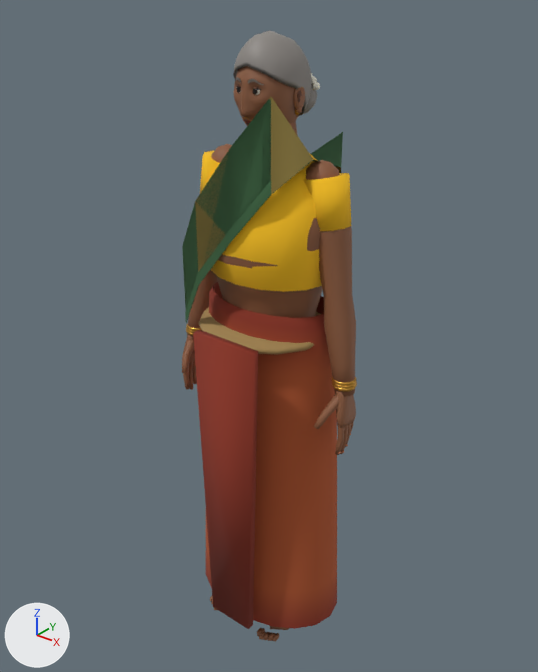
Before and after pictures for a commit that changed the glTF model public/assets/models/characters/CHR_NPC_Amudha.glb.
Camera for both pictures: a 50 mm lens placed at (1.059, -1.332, 1.699), pointed at (-0.018, 0.014, 0.865). The lights are fixed; the arrows at lower left show +X, +Y and +Z. The first picture is the older version. Vertices at exactly the same position are counted once.

Script lines for the objects in view, before the commit:
```python
me_chr_npc_amudha_mesh = bpy.data.meshes.new('CHR_NPC_Amudha_Mesh')
me_chr_npc_amudha_mesh.from_pydata(...)  # 4647 vertices, 8864 faces; spans x -0.27..0.27, y -0.2..0.17, z -0.01..1.59
# faces by material slot: [6270, 248, 830, 376, 180, 868, 92]
me_chr_npc_amudha_mesh.materials.append(mat_mat_skin_a)
me_chr_npc_amudha_mesh.materials.append(mat_mat_eye_a)
me_chr_npc_amudha_mesh.materials.append(mat_mat_hair_a)
me_chr_npc_amudha_mesh.materials.append(mat_mat_brass_a)
me_chr_npc_amudha_mesh.materials.append(mat_mat_foliage_a)
me_chr_npc_amudha_mesh.materials.append(mat_mat_cloth_a)
me_chr_npc_amudha_mesh.materials.append(mat_mat_thatch_a)
ob_chr_npc_amudha_mesh = bpy.data.objects.new('CHR_NPC_Amudha_Mesh', me_chr_npc_amudha_mesh)
ob_chr_npc_amudha_mesh.location = (0.0, 0.0, 0.0)
```
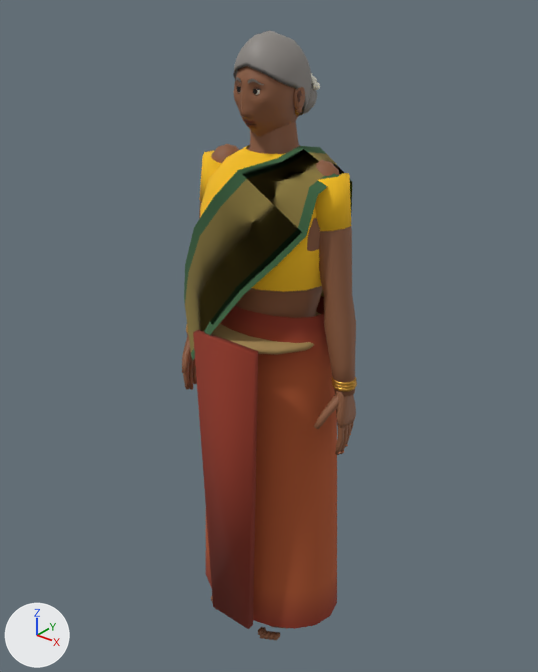
Boxes (x1, y1, x2, y2) around the edits, measured in the pictures (538 x 672 px; the box of a moved part takes in the faces that stretch with it):
part 1 of me_chr_npc_amudha_mesh, rebuilt
    before: (182, 97, 343, 323)
    after: (184, 146, 352, 361)
part 2 of me_chr_npc_amudha_mesh, deleted
    before: (185, 160, 338, 321)
part 3 of me_chr_npc_amudha_mesh, moved or reshaped
    before: (210, 596, 289, 640)
    after: (211, 596, 288, 639)

The change in detail:
me_chr_npc_amudha_mesh is used by ob_chr_npc_amudha_mesh; location (0.0, 0.0, 0.0).
me_chr_npc_amudha_mesh had 4647 vertices, 8864 faces and spanned x -0.27..0.27, y -0.2..0.17, z -0.01..1.59.
me_chr_npc_amudha_mesh now has 4659 vertices, 8948 faces and spans x -0.27..0.27, y -0.2..0.17, z -0.01..1.59.
me_chr_npc_amudha_mesh part 1: the loose piece of 18 vertices spanning x -0.15..0.14, y -0.17..0.14, z 0.78..1.48 is rebuilt with 48 vertices and now spans x -0.22..0.19, y -0.2..0.17, z 0.78..1.36.
me_chr_npc_amudha_mesh part 2: the loose piece of 18 vertices spanning x -0.15..0.14, y -0.17..0.15, z 0.78..1.35 is deleted.
me_chr_npc_amudha_mesh part 3: 18 vertices moved from x -0.12..0.11, y -0.15..0.04, z 0.01..0.04 to x -0.12..0.11, y -0.15..0.03, z 0.01..0.04; 11 vertices removed from x -0.12..0.11, y -0.16..-0.12, z 0.01..0.02; 11 vertices added at x -0.12..0.11, y -0.14..-0.1, z 0.01..0.02.
Other edits to the shape of me_chr_npc_amudha_mesh do not show in these pictures.
